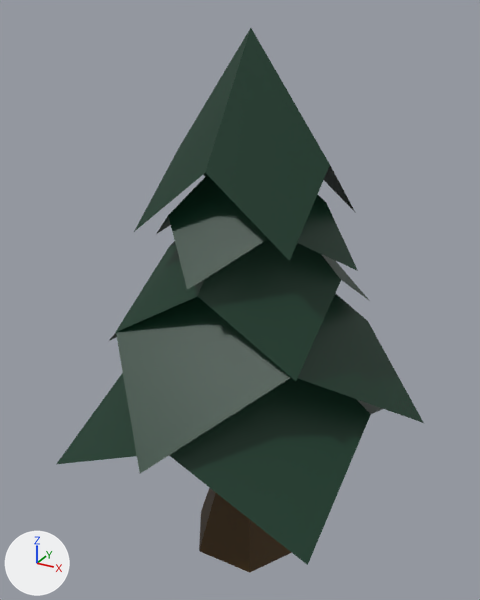
An edit to the FBX model Assets/Art/Environments/Tree.fbx, drawn before and after from the same camera.
Rendered twice from a camera (50 mm lens) standing at (8.61, -16.22, 16.93) and looking at (-0.36, 0.08, 8.79). The lights are fixed; the arrows at lower left show +X, +Y and +Z. Where no turn or scale is listed for an object, it has been applied to the vertices.

The first picture shows 'Tree'.
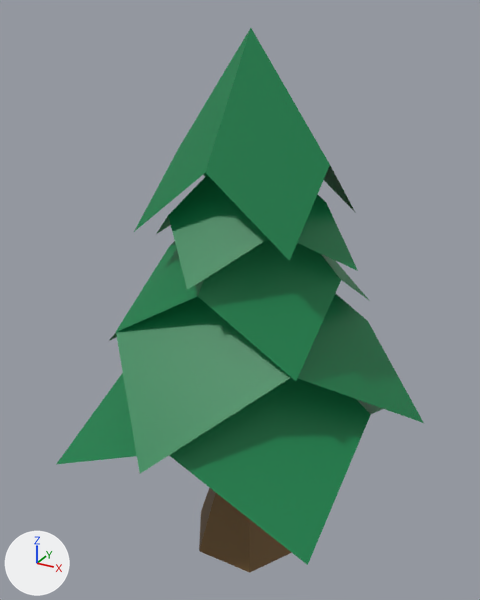
Pixel boxes (x1, y1, x2, y2) of what changed, in the pictures (480 x 600 px):
'Tree', recoloured: (57, 28, 424, 573) in both

Patch to the scene script:
```diff
--- a/Assets/Art/Environments/Tree.fbx.py
+++ b/Assets/Art/Environments/Tree.fbx.py
@@ mat_leaves @@
 mat_leaves = principled_material('Leaves')
-mat_leaves.base_color = (0.0, 0.034, 0.0144)  # dark green #003420
+mat_leaves.base_color = (0.0, 0.218, 0.0671)  # green #008149
```
